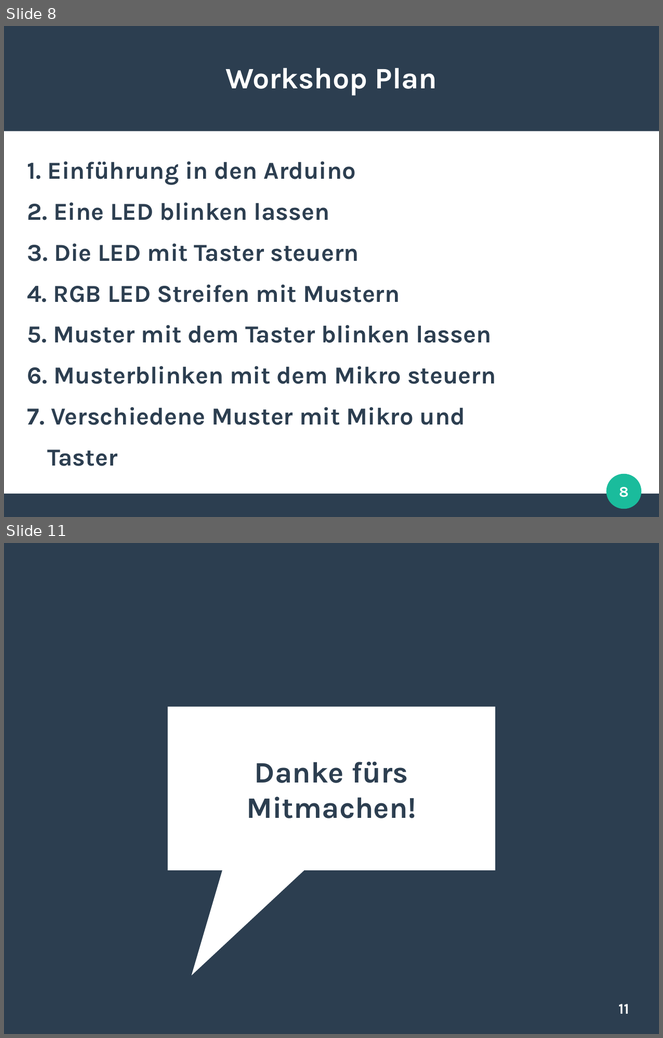
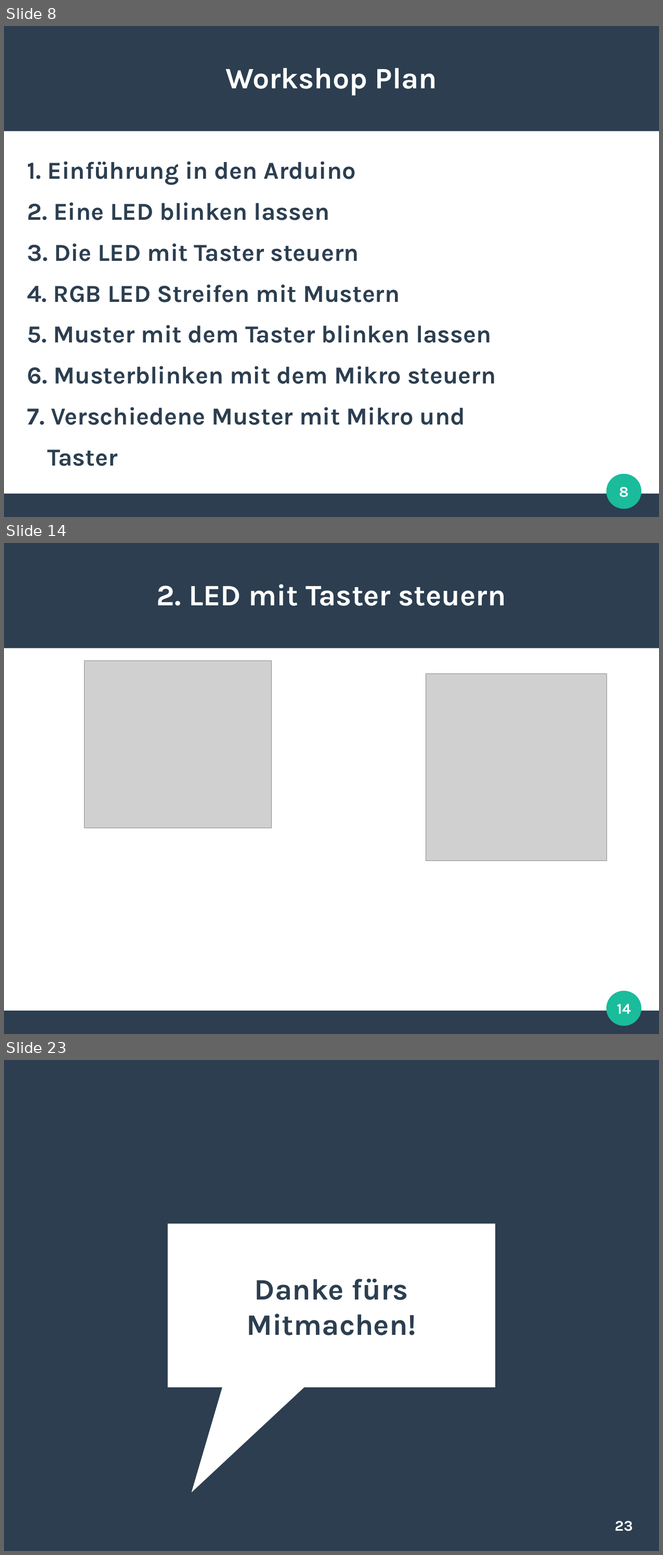
Before and after one commit to SSchwoebel/Schirm, a slide deck: Workshop/workshop.odp. Shown one above the other, each under a label of ours: slides 8 and 11 before the commit, slides 8, 14 and 23 after it; the slides between them are not shown. The pictures are 663x1038 and 663x1555 pixels, drawn with LibreOffice and Linux fonts; fonts in the diff are those of the drawing; grey boxes stand for pictures. Boxes give left, top, right and bottom in pixels: in the first picture for what was removed or moved away, otherwise in the second. Text is boxed around its words. In the diff, an @@ line names an element or a change of style, - is before the commit and + after.

```diff
--- a/Workshop/workshop.odp
+++ b/Workshop/workshop.odp
@@ slide 14 added at (x1=4, y1=543, x2=659, y2=1034), background #FFFFFF; not listed: 3 template elements that a slide beside it also shows @@
@@ title added at (x1=157, y1=584, x2=506, y2=606), 36 pt, text #FFFFFF, bold @@
+2. LED mit Taster steuern
@@ picture added at (x1=84, y1=661, x2=272, y2=828) @@
@@ picture added at (x1=426, y1=674, x2=608, y2=861) @@
@@ page number added at (x1=617, y1=1004, x2=631, y2=1014), 18 pt, text #FFFFFF, bold @@
+14
@@ what was slide 11 is now slide 23 @@
@@ page number at (x1=615, y1=1521, x2=633, y2=1532): text changed @@
-11
+23
```
Also in this commit, not shown: 13 other slides added, 2 slides removed, 11 other files.
